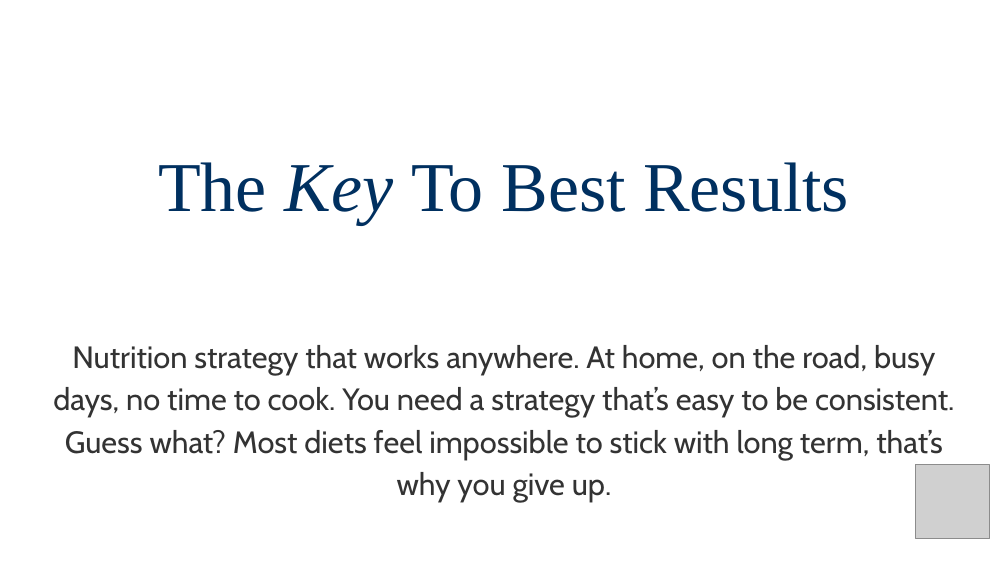
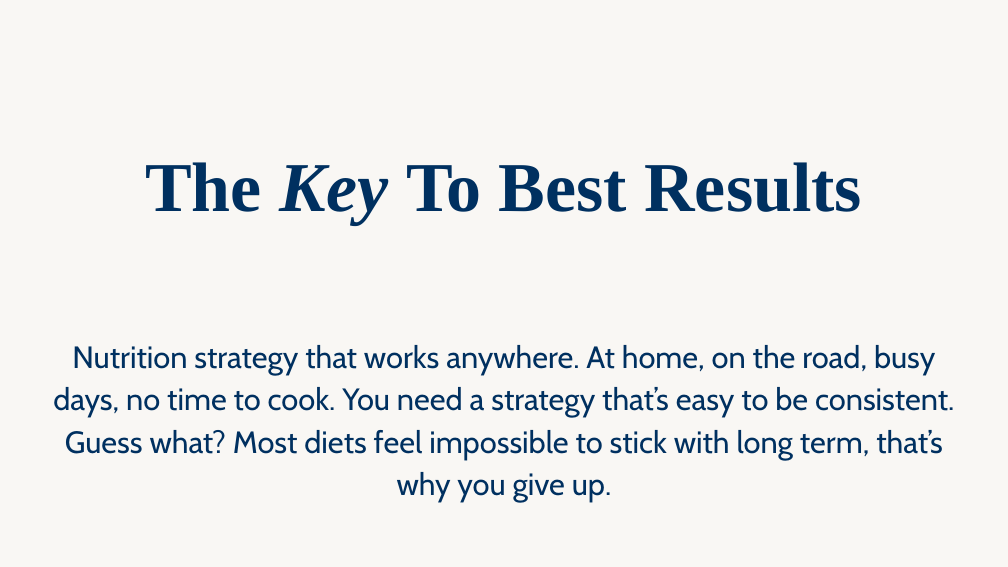
Before and after one commit to WeAreWLA/21-day-reset, a slide deck: slide 19 of decks/Day 5 - Free 5 Day Reset/Day 5 - Free 5 Day Reset.pptx. Drawn at 1008x567 pixels with LibreOffice and Linux fonts; fonts in the diff are those of the drawing; grey boxes stand for pictures. Boxes give left, top, right and bottom in pixels: in the first picture for what was removed or moved away, otherwise in the second. Text is boxed around its words. In the diff, an @@ line names an element or a change of style, - is before the commit and + after.

```diff
--- a/decks/Day 5 - Free 5 Day Reset/Day 5 - Free 5 Day Reset.pptx
+++ b/decks/Day 5 - Free 5 Day Reset/Day 5 - Free 5 Day Reset.pptx
@@ background #FFFFFF to #F9F7F4 @@
@@ text "The Key To Best Results" at [145, 162, 862, 224]: bold on @@
@@ text "Nutrition strategy that works anywhere. ..." at [53, 345, 954, 459]: text colour #333333 to #003060 @@
@@ picture removed at [915, 465, 989, 538] @@
```
Also in this commit, not shown: 36 other slides changed.
